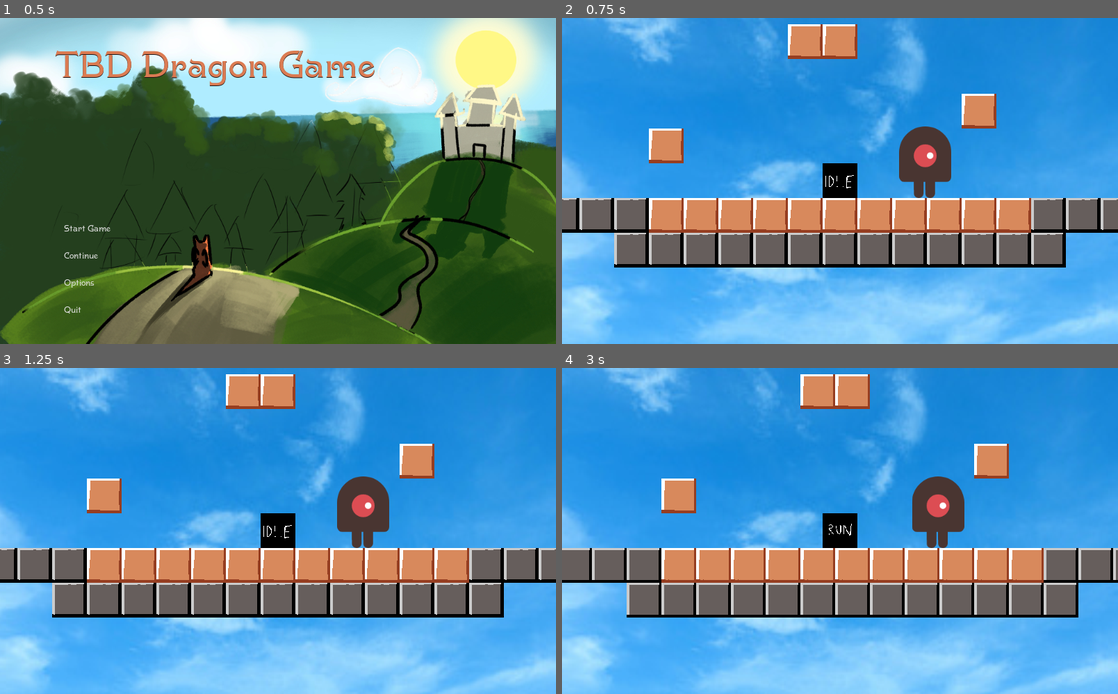
Above: before the commit, frames 1-4 (two rows, left to right).
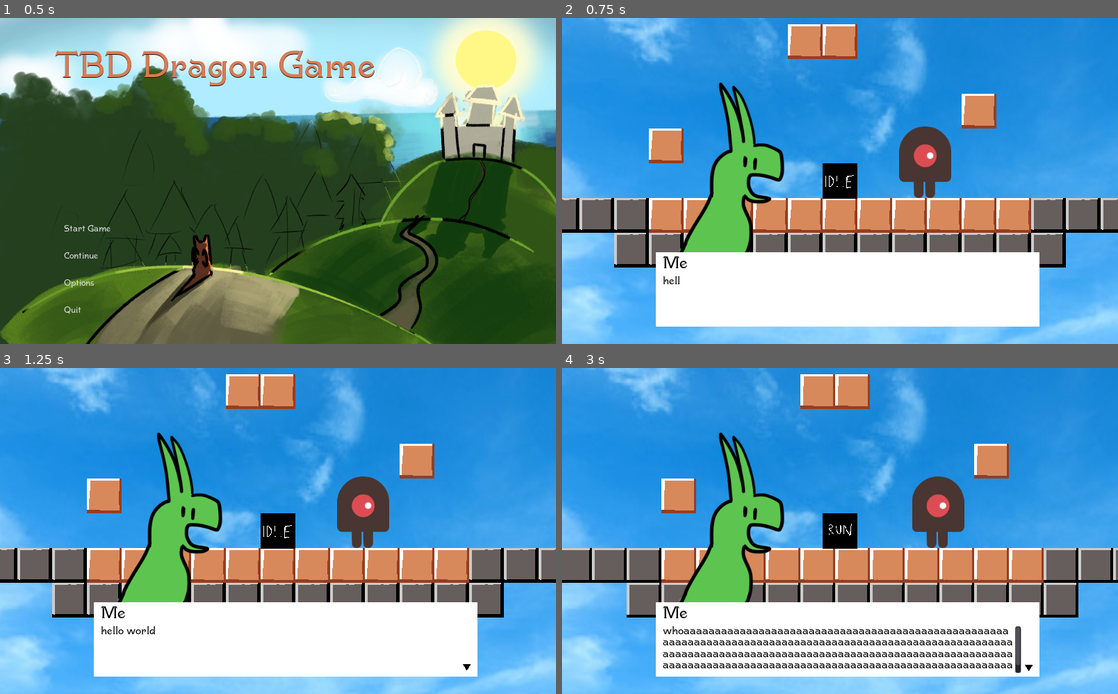
Above: after the commit, the same moments.

Repository: crawsoir/TBD-dragon-game
Game: Godot game, scene res://scenes/Main.tscn
The game is run twice, just before and just after one commit, with the same random seed, the same clock (stepped at 60 frames per second) and the same inputs.
Inputs:
- Up to frame 1 (0.5 s): no input
- Up to frame 2 (0.75 s): click "Start Game" at 0.5 s
- Up to frame 3 (1.25 s): no input
- Up to frame 4 (3 s): tap Enter (ui_accept) at 1.25, 1.52, 2.27, 2.75 s; hold Right (ui_right) 1.28-2.78 s; hold Left (ui_left) from 2.78 s (still down)

Frame 1 is identical in both runs. In frame 2, 20% of the frame differs, in the area x 16-86%, y 19-95%; in frame 3, 20%; in frame 4, 20%.

Commit message:
Add Dialogue to playground

Diff:
--- a/TBD-dragon-game/scenes/playground/playground_scene.tscn
+++ b/TBD-dragon-game/scenes/playground/playground_scene.tscn
@@ -1,13 +1,22 @@
-[gd_scene load_steps=6 format=2]
+[gd_scene load_steps=7 format=2]
 
 [ext_resource path="res://scenes/playground/assets/tiles.tres" type="TileSet" id=1]
 [ext_resource path="res://entities/player/Player.tscn" type="PackedScene" id=2]
 [ext_resource path="res://scenes/playground/assets/sky.jpg" type="Texture" id=3]
 [ext_resource path="res://scenes/playground/playground_scene.gd" type="Script" id=4]
 [ext_resource path="res://entities/temp_folder_harmful_block/HarmfulBlock.tscn" type="PackedScene" id=5]
+[ext_resource path="res://gui/DialogueBox.tscn" type="PackedScene" id=6]
 
 [node name="World" type="Node2D"]
 script = ExtResource( 4 )
+
+[node name="TileMap" type="TileMap" parent="."]
+tile_set = ExtResource( 1 )
+format = 1
+tile_data = PoolIntArray( -262147, 0, 0, -262146, 0, 0, -196606, 0, 0, -65543, 0, 0, 65526, 1, 0, 65527, 1, 0, 65528, 1, 0, 65529, 0, 0, 65530, 0, 0, 65531, 0, 0, 65532, 0, 0, 65533, 0, 0, 65534, 0, 0, 65535, 0, 0, 0, 0, 0, 1, 0, 0, 2, 0, 0, 3, 0, 0, 4, 1, 0, 5, 1, 0, 6, 1, 0, 131061, 1, 0, 131064, 1, 0, 131065, 1, 0, 131066, 1, 0, 131067, 1, 0, 131068, 1, 0, 131069, 1, 0, 131070, 1, 0, 131071, 1, 0, 65536, 1, 0, 65537, 1, 0, 65538, 1, 0, 65539, 1, 0, 65540, 1, 0, 65543, 1, 0 )
+
+[node name="HarmfulBlock" parent="." instance=ExtResource( 5 )]
+position = Vector2( 61, -66 )
 
 [node name="Player" parent="." instance=ExtResource( 2 )]
 position = Vector2( -96, -32 )
@@ -18,12 +27,7 @@
 z_index = -1
 texture = ExtResource( 3 )
 
-[node name="TileMap" type="TileMap" parent="."]
-tile_set = ExtResource( 1 )
-format = 1
-tile_data = PoolIntArray( -262147, 0, 0, -262146, 0, 0, -196606, 0, 0, -65543, 0, 0, 65526, 1, 0, 65527, 1, 0, 65528, 1, 0, 65529, 0, 0, 65530, 0, 0, 65531, 0, 0, 65532, 0, 0, 65533, 0, 0, 65534, 0, 0, 65535, 0, 0, 0, 0, 0, 1, 0, 0, 2, 0, 0, 3, 0, 0, 4, 1, 0, 5, 1, 0, 6, 1, 0, 131061, 1, 0, 131064, 1, 0, 131065, 1, 0, 131066, 1, 0, 131067, 1, 0, 131068, 1, 0, 131069, 1, 0, 131070, 1, 0, 131071, 1, 0, 65536, 1, 0, 65537, 1, 0, 65538, 1, 0, 65539, 1, 0, 65540, 1, 0, 65543, 1, 0 )
-
-[node name="HarmfulBlock" parent="." instance=ExtResource( 5 )]
-position = Vector2( 61, -66 )
+[node name="Dialogue" parent="Player" instance=ExtResource( 6 )]
+position = Vector2( -500, -304 )
 
 [connection signal="death_triggered" from="Player" to="." method="_on_Player_death_triggered"]
